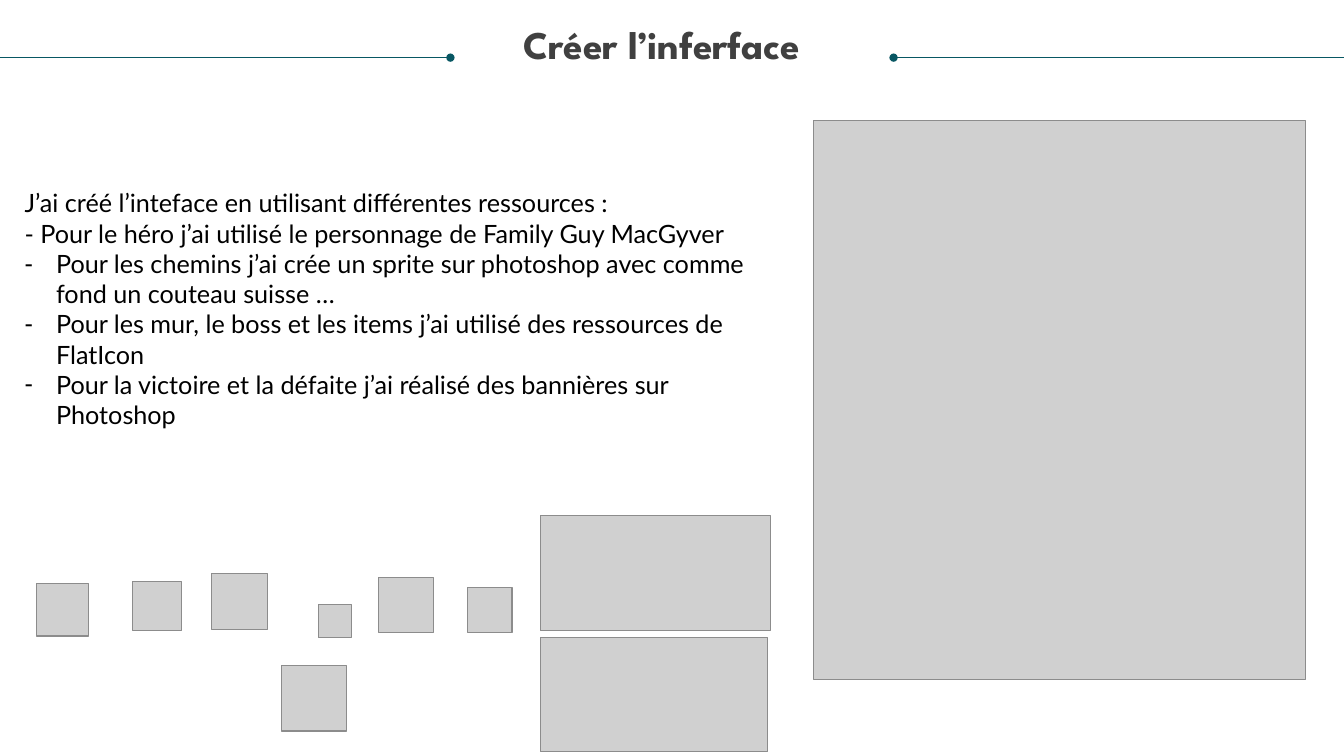
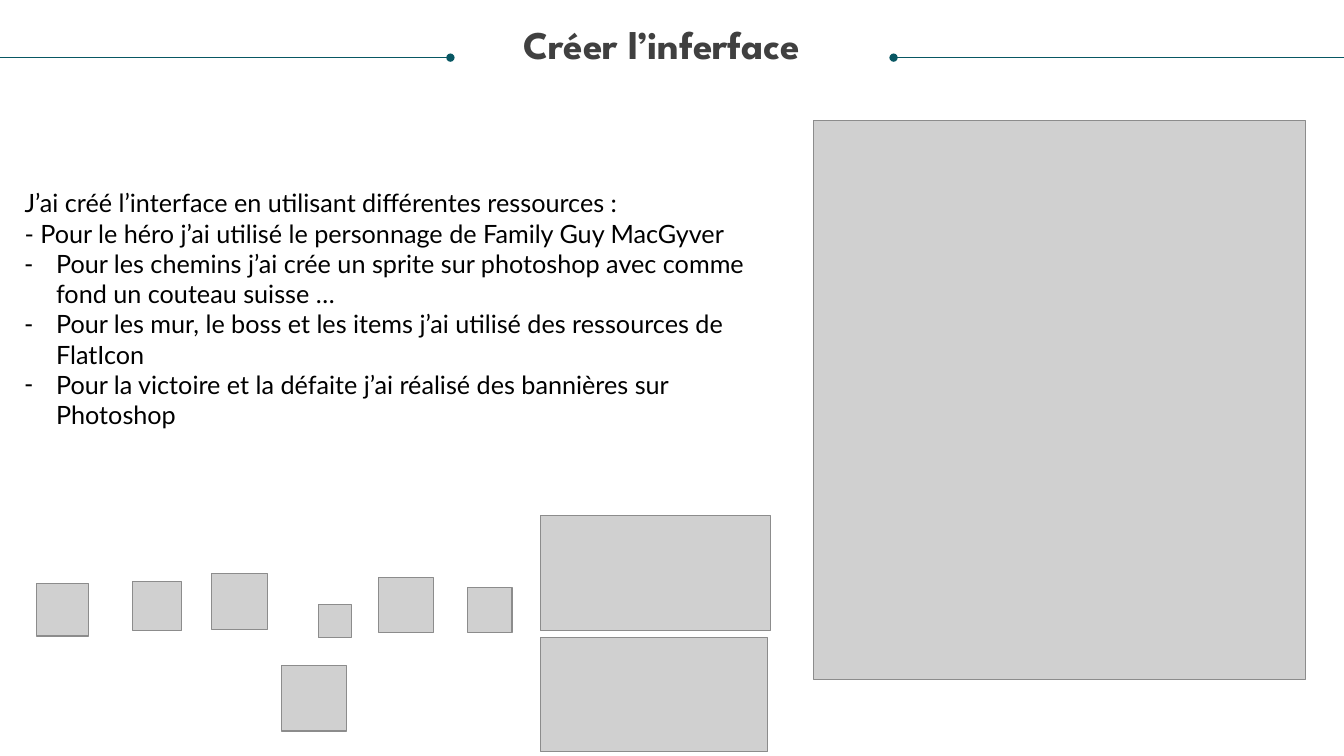
Before and after one commit to Mcflan-7/P03_macgyver-labyrinth, a slide deck: slide 9 of media/extra/p3_soutenance.pptm. Drawn at 1344x756 pixels with LibreOffice and Linux fonts; fonts in the diff are those of the drawing; grey boxes stand for pictures. Boxes give left, top, right and bottom in pixels: in the first picture for what was removed or moved away, otherwise in the second. Text is boxed around its words. In the diff, an @@ line names an element or a change of style, - is before the commit and + after.

```diff
--- a/media/extra/p3_soutenance.pptm
+++ b/media/extra/p3_soutenance.pptm
@@ text at box(25, 193, 604, 213): text changed @@
-J’ai créé l’inteface en utilisant différentes ressources :
+J’ai créé l’interface en utilisant différentes ressources :
```
Also in this commit, not shown: 11 other files.
